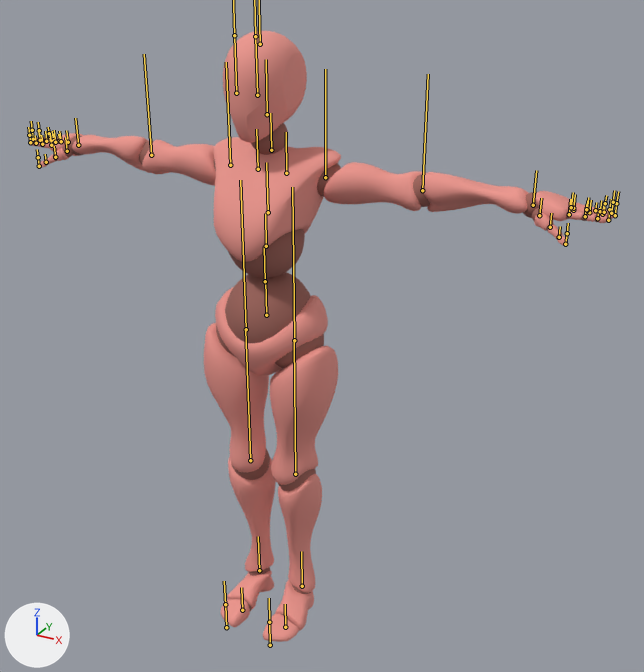
The FBX model static/resources/models/Player2.fbx as it was, and as the next commit left it.
One viewpoint serves both versions: a camera (50 mm lens) standing at (1.271, -2.004, 2.005) and looking at (0.142, 0.048, 0.979). The axes (+X, +Y, +Z) are drawn at lower left. The lights are the same throughout. The bones that bend it are drawn over the model as lines.

Objects in the first picture: 'Beta_Joints', 'Beta_Surface'.
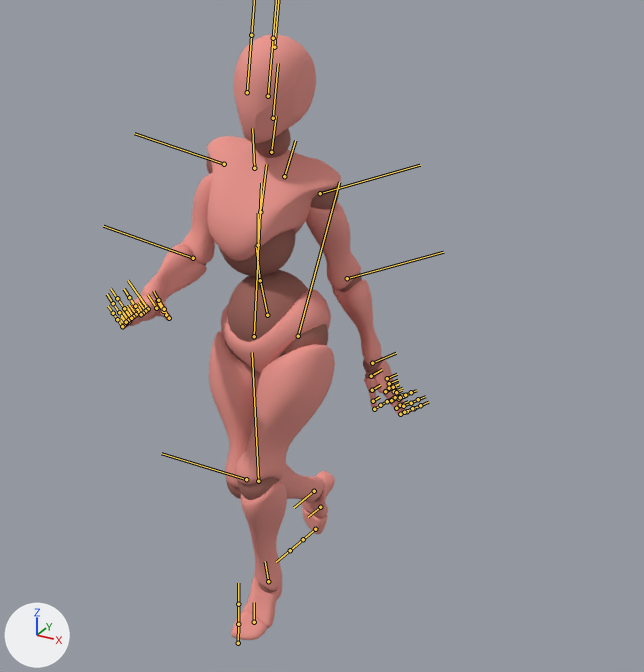
The newer file adds an action. The first version stands in its rest pose; the second is drawn at frame 17 of the action 'Armature|Armature|Armature|Walk|Armature|Walk'.

The change in detail:
Bone 'mixamorig:Hips' (bone_mixamorig_hips) moves from (0.0, 0.0, 0.0) to (0.0, -0.3, -0.7).
Bone 'mixamorig:Hips' (bone_mixamorig_hips) turns from (0, 0, 0) to (-3, -5, 14) degrees about its own x, y and z.
Bone 'mixamorig:Spine' (bone_mixamorig_spine) turns from (0, 0, 0) to (1, 3, -7) degrees about its own x, y and z.
Bone 'mixamorig:Spine1' (bone_mixamorig_spine1) turns from (0, 0, 0) to (1, 5, -8) degrees about its own x, y and z.
Bone 'mixamorig:Spine2' (bone_mixamorig_spine2) turns from (0, 0, 0) to (1, 5, -8) degrees about its own x, y and z.
Bone 'mixamorig:Head' (bone_mixamorig_head) turns from (0, 0, 0) to (-8, -4, 6) degrees about its own x, y and z.
Bone 'mixamorig:LeftShoulder' (bone_mixamorig_leftshoulder) turns from (0, 0, 0) to (3, -5, -11) degrees about its own x, y and z.
Bone 'mixamorig:LeftArm' (bone_mixamorig_leftarm) turns from (0, 0, 0) to (-29, 14, -60) degrees about its own x, y and z.
Bone 'mixamorig:LeftForeArm' (bone_mixamorig_leftforearm) turns from (0, 0, 0) to (0, -10, 0) degrees about its own x, y and z.
Bone 'mixamorig:LeftHand' (bone_mixamorig_lefthand) turns from (0, 0, 0) to (13, -3, 16) degrees about its own x, y and z.
Bone 'mixamorig:LeftHandThumb1' (bone_mixamorig_lefthandthumb1) turns from (0, 0, 0) to (-1, 4, 6) degrees about its own x, y and z.
Bone 'mixamorig:LeftHandThumb2' (bone_mixamorig_lefthandthumb2) turns from (0, 0, 0) to (4, 8, 1) degrees about its own x, y and z.
Bone 'mixamorig:RightShoulder' (bone_mixamorig_rightshoulder) turns from (0, 0, 0) to (1, 1, 9) degrees about its own x, y and z.
Bone 'mixamorig:RightArm' (bone_mixamorig_rightarm) turns from (0, 0, 0) to (6, 26, 78) degrees about its own x, y and z.
Bone 'mixamorig:RightForeArm' (bone_mixamorig_rightforearm) turns from (0, 0, 0) to (0, 60, 0) degrees about its own x, y and z.
Bone 'mixamorig:RightHand' (bone_mixamorig_righthand) turns from (0, 0, 0) to (44, 26, 13) degrees about its own x, y and z.
Bone 'mixamorig:RightHandThumb1' (bone_mixamorig_righthandthumb1) turns from (0, 0, 0) to (-1, -4, -6) degrees about its own x, y and z.
Bone 'mixamorig:LeftUpLeg' (bone_mixamorig_leftupleg) turns from (0, 0, 0) to (-18, -1, -19) degrees about its own x, y and z.
Bone 'mixamorig:LeftLeg' (bone_mixamorig_leftleg) turns from (0, 0, 0) to (27, 7, 3) degrees about its own x, y and z.
Bone 'mixamorig:LeftFoot' (bone_mixamorig_leftfoot) turns from (0, 0, 0) to (16, 1, -6) degrees about its own x, y and z.
Bone 'mixamorig:LeftToeBase' (bone_mixamorig_lefttoebase) turns from (0, 0, 0) to (-15, 1, 2) degrees about its own x, y and z.
Bone 'mixamorig:RightUpLeg' (bone_mixamorig_rightupleg) turns from (0, 0, 0) to (-10, -2, -10) degrees about its own x, y and z.
Bone 'mixamorig:RightLeg' (bone_mixamorig_rightleg) turns from (0, 0, 0) to (64, 2, -9) degrees about its own x, y and z.
Bone 'mixamorig:RightFoot' (bone_mixamorig_rightfoot) turns from (0, 0, 0) to (30, 2, -7) degrees about its own x, y and z.

Location of each change, [x1, y1, x2, y2] in pixels of the pictures (644 x 672 px):
'Beta_Surface', posed (51% narrower)
    before: [30, 31, 615, 642]
    after: [120, 35, 406, 640]
'Beta_Joints', posed (51% narrower, 6% shorter)
    before: [34, 123, 604, 619]
    after: [123, 129, 403, 593]
bone 'mixamorig:Hips', root to tip
    before: (266, 315) to (265, 280)
    after: (267, 315) to (260, 279)
bone 'mixamorig:Spine', root to tip
    before: (265, 281) to (264, 246)
    after: (260, 280) to (256, 245)
bone 'mixamorig:Spine1', root to tip
    before: (266, 246) to (265, 213)
    after: (258, 245) to (258, 213)
bone 'mixamorig:Spine2', root to tip
    before: (268, 212) to (266, 162)
    after: (260, 212) to (266, 164)
bone 'mixamorig:Head', root to tip
    before: (267, 114) to (266, 59)
    after: (273, 118) to (278, 63)
bone 'mixamorig:LeftShoulder', root to tip
    before: (286, 173) to (286, 132)
    after: (284, 176) to (295, 140)
bone 'mixamorig:LeftArm', root to tip
    before: (325, 177) to (325, 69)
    after: (320, 193) to (420, 165)
bone 'mixamorig:LeftForeArm', root to tip
    before: (422, 190) to (428, 74)
    after: (347, 278) to (443, 252)
bone 'mixamorig:LeftHand', root to tip
    before: (533, 205) to (536, 170)
    after: (372, 363) to (396, 353)
bone 'mixamorig:LeftHandThumb1', root to tip
    before: (539, 215) to (541, 198)
    after: (371, 376) to (382, 369)
bone 'mixamorig:LeftHandThumb2', root to tip
    before: (550, 227) to (551, 213)
    after: (372, 390) to (380, 385)
bone 'mixamorig:RightShoulder', root to tip
    before: (258, 169) to (256, 129)
    after: (254, 168) to (252, 128)
bone 'mixamorig:RightArm', root to tip
    before: (230, 165) to (226, 62)
    after: (224, 164) to (134, 133)
bone 'mixamorig:RightForeArm', root to tip
    before: (151, 155) to (144, 54)
    after: (193, 258) to (103, 226)
bone 'mixamorig:RightHand', root to tip
    before: (78, 145) to (75, 118)
    after: (146, 307) to (128, 280)
bone 'mixamorig:RightHandThumb1', root to tip
    before: (67, 151) to (65, 137)
    after: (156, 308) to (147, 294)
bone 'mixamorig:LeftUpLeg', root to tip
    before: (294, 340) to (292, 187)
    after: (298, 336) to (339, 182)
bone 'mixamorig:LeftLeg', root to tip
    before: (295, 474) to (294, 340)
    after: (258, 481) to (252, 352)
bone 'mixamorig:LeftFoot', root to tip
    before: (302, 586) to (301, 551)
    after: (268, 581) to (265, 561)
bone 'mixamorig:LeftToeBase', root to tip
    before: (285, 627) to (285, 604)
    after: (254, 622) to (254, 602)
bone 'mixamorig:RightUpLeg', root to tip
    before: (246, 329) to (240, 180)
    after: (254, 336) to (261, 183)
bone 'mixamorig:RightLeg', root to tip
    before: (250, 460) to (245, 329)
    after: (246, 479) to (161, 453)
bone 'mixamorig:RightFoot', root to tip
    before: (259, 570) to (258, 536)
    after: (314, 491) to (294, 507)
